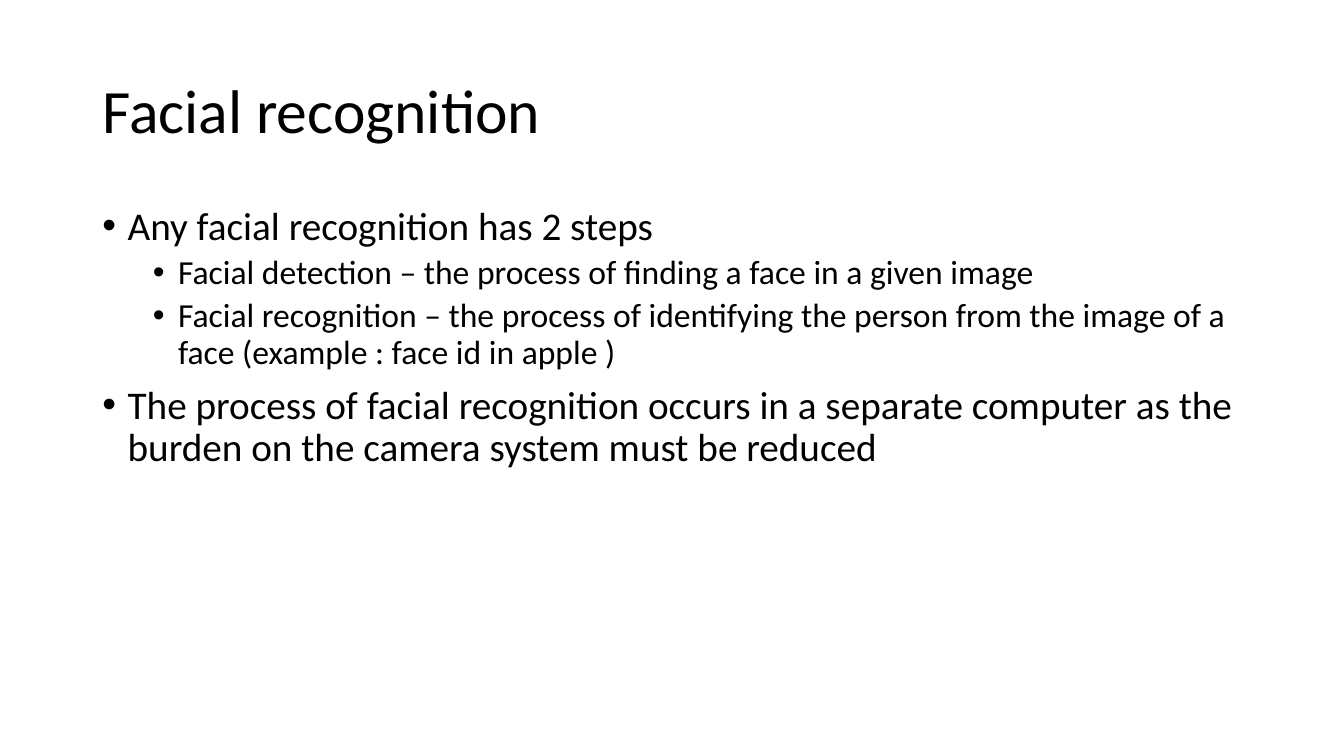
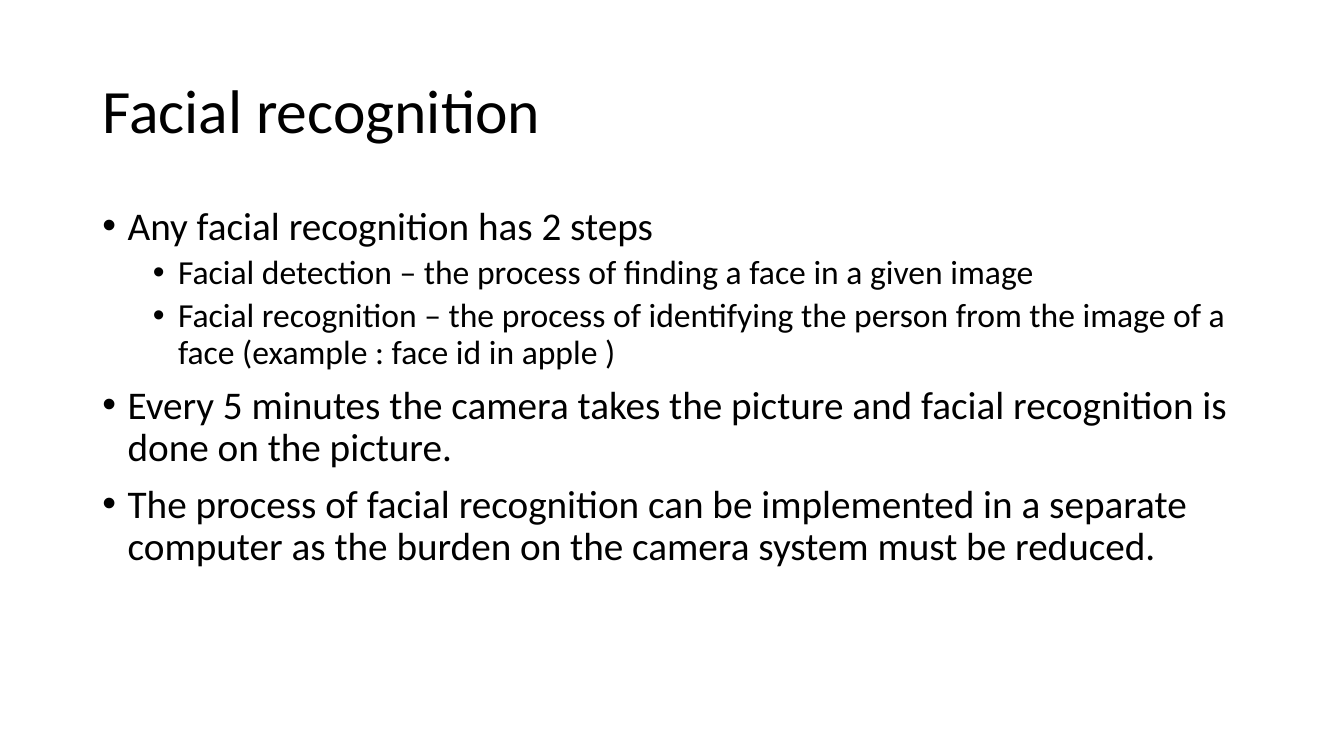
Before and after one commit to Chandru-crypted/Attendance_system_using_facial_recognition, a slide deck: slide 7 of DOCS/PPT's/Problem statement.pptx (slide 9 before the commit). Drawn at 1344x756 pixels with LibreOffice and Linux fonts; fonts in the diff are those of the drawing. Boxes give left, top, right and bottom in pixels: in the first picture for what was removed or moved away, otherwise in the second. Text is boxed around its words. In the diff, an @@ line names an element or a change of style, - is before the commit and + after.

```diff
--- a/DOCS/PPT's/Problem statement.pptx
+++ b/DOCS/PPT's/Problem statement.pptx
@@ text at [128, 391, 1226, 567]: text changed @@
-• The process of facial recognition occurs in a separate computer as the burden on the camera system must be reduced
+• Every 5 minutes the camera takes the picture and facial recognition is done on the picture.
+• The process of facial recognition can be implemented in a separate computer as the burden on the camera system must be reduced.
```
Also in this commit, not shown: 5 other slides changed, 7 slides added, 4 slides removed, 5 other files.
